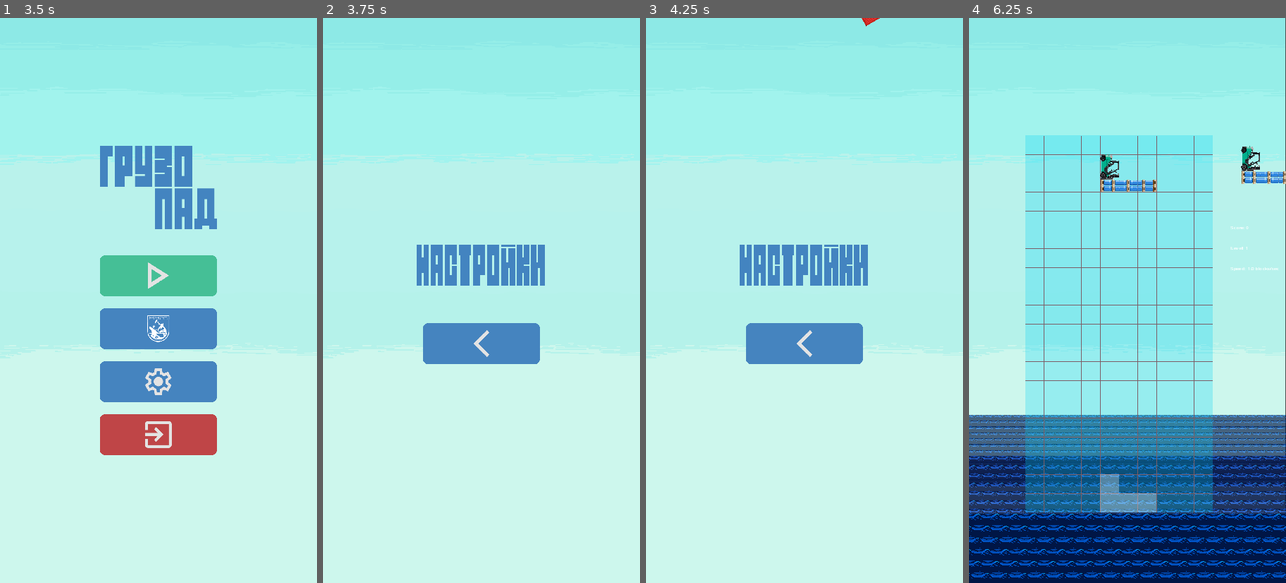
Above: before the commit, frames 1-4 (left to right).
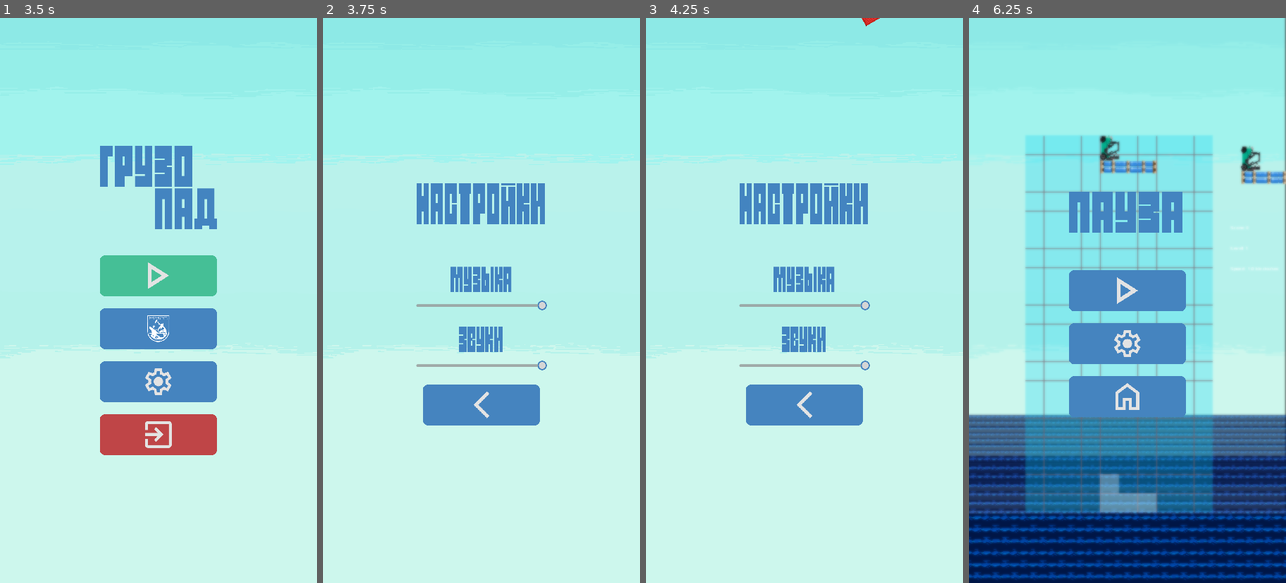
Above: after the commit, the same moments.

Repository: Baral-Chief-of-Compliance/TetrisMMRP
Game: Godot game, scene res://scenes/LogoScene.tscn
Two runs of this game, one before a commit and one after it. Both use one fixed random seed, a clock stepped at 60 frames per second and the inputs below.
Inputs (mouse positions are in pixels of both pictures, inside the frame that each line leads up to; where the layout moved, square brackets give the same spot in the first picture):
- Up to frame 1 (3.5 s): tap Enter (ui_accept) at 0.5, 0.77, 1.25, 1.52, 2, 3.02 s; hold Right (ui_right) 0.53-1.28 s; hold Down (ui_down) 1.28-2.03 s; hold Right (ui_right) 2.03-2.78 s; hold Up (ui_up) from 2.78 s (still down)
- Up to frame 2 (3.75 s): release Up (ui_up) at 3.5 s; click (481, 379) at 3.5 s
- Up to frame 3 (4.25 s): no input
- Up to frame 4 (6.25 s): click (1127, 402) [1127, 345] at 4.25 s; click (1127, 277) at 5 s; click (1247, 57) at 5.77 s

Frame 1 is identical in both runs. In frame 2, 9.8% of the frame differs, in the area x 29-71%, y 29-73%; in frame 3, 9.8%; in frame 4, 25%, in the area x 0-100%, y 0-100%.

Commit message:
Добавил кнопку и меню паузы в игру

Diff:
--- a/scenes/Main.tscn
+++ b/scenes/Main.tscn
@@ -10,6 +10,7 @@
 [ext_resource type="AudioStream" uid="uid://bgpw1s561487u" path="res://assets/sounds/fall_sound.mp3" id="8_l58yl"]
 [ext_resource type="AudioStream" uid="uid://bqbi72f53ta7b" path="res://assets/sounds/tap_sound.mp3" id="9_bi0pa"]
 [ext_resource type="PackedScene" uid="uid://dkawnmbt716yr" path="res://scenes/music_in_game.tscn" id="10_gsgyl"]
+[ext_resource type="PackedScene" uid="uid://si6gmgky848r" path="res://scenes/game_interface.tscn" id="11_cgjtn"]
 
 [node name="Main" type="Node2D"]
 script = ExtResource("1_gy42u")
@@ -226,3 +227,5 @@
 bus = &"Volumes"
 
 [node name="MusicINGame" parent="." instance=ExtResource("10_gsgyl")]
+
+[node name="GameInterface" parent="." instance=ExtResource("11_cgjtn")]
--- a/scenes/MainMenu.tscn
+++ b/scenes/MainMenu.tscn
@@ -15,7 +15,10 @@
 [ext_resource type="Texture2D" uid="uid://3cfrwnlukhbe" path="res://assets/Btns/ExitBtnPressed.png" id="11_tqbi8"]
 [ext_resource type="Texture2D" uid="uid://dwvotkcv0s3k" path="res://assets/GameLogo/SettingName.png" id="13_vxt8n"]
 [ext_resource type="Texture2D" uid="uid://dpe7eumrlolhi" path="res://assets/Btns/BackBtnNormal.png" id="14_05pwj"]
+[ext_resource type="Texture2D" uid="uid://183ynhlgp43m" path="res://assets/GameLogo/MusicName.png" id="15_lavbv"]
 [ext_resource type="Texture2D" uid="uid://bsq3scj2wjmxj" path="res://assets/Btns/BackBtnPressed.png" id="15_yslaa"]
+[ext_resource type="PackedScene" uid="uid://0u0egro8g5of" path="res://scenes/bus_slider.tscn" id="16_2wtqq"]
+[ext_resource type="Texture2D" uid="uid://cc4m1dgp14ku7" path="res://assets/GameLogo/SoundsName.png" id="17_83q48"]
 [ext_resource type="AudioStream" uid="uid://rdastt61r01b" path="res://assets/music/MainMenu.mp3" id="17_gaupl"]
 
 [node name="CanvasLayer" type="CanvasLayer" node_paths=PackedStringArray("main_menu", "settings_menu")]
@@ -133,7 +136,7 @@
 grow_horizontal = 2
 grow_vertical = 2
 
-[node name="TextureRect" type="TextureRect" parent="MainMenu/SettingsPunkts"]
+[node name="SettingsName" type="TextureRect" parent="MainMenu/SettingsPunkts"]
 layout_mode = 2
 texture = ExtResource("13_vxt8n")
 
@@ -141,6 +144,36 @@
 layout_mode = 2
 theme_override_constants/margin_top = 40
 theme_override_constants/margin_bottom = 40
+
+[node name="MusicName" type="TextureRect" parent="MainMenu/SettingsPunkts"]
+layout_mode = 2
+size_flags_horizontal = 4
+size_flags_vertical = 4
+texture = ExtResource("15_lavbv")
+
+[node name="BusSlider" parent="MainMenu/SettingsPunkts" instance=ExtResource("16_2wtqq")]
+layout_mode = 2
+bus_name = "Music"
+
+[node name="MarginContainer2" type="MarginContainer" parent="MainMenu/SettingsPunkts"]
+layout_mode = 2
+theme_override_constants/margin_top = 16
+theme_override_constants/margin_bottom = 16
+
+[node name="SoundsName" type="TextureRect" parent="MainMenu/SettingsPunkts"]
+layout_mode = 2
+size_flags_horizontal = 4
+size_flags_vertical = 4
+texture = ExtResource("17_83q48")
+
+[node name="BusSlider2" parent="MainMenu/SettingsPunkts" instance=ExtResource("16_2wtqq")]
+layout_mode = 2
+bus_name = "Volumes"
+
+[node name="MarginContainer3" type="MarginContainer" parent="MainMenu/SettingsPunkts"]
+layout_mode = 2
+theme_override_constants/margin_top = 20
+theme_override_constants/margin_bottom = 20
 
 [node name="BackToMenuBtn" type="TextureButton" parent="MainMenu/SettingsPunkts"]
 layout_mode = 2
--- /dev/null
+++ b/scenes/bus_slider.tscn
@@ -0,0 +1,16 @@
+[gd_scene load_steps=3 format=3 uid="uid://0u0egro8g5of"]
+
+[ext_resource type="Script" path="res://scripts/bus_slider.gd" id="1_kpejg"]
+[ext_resource type="Texture2D" uid="uid://8465iog01uox" path="res://assets/Btns/SliderControl_32_32.png" id="1_rr7lt"]
+
+[node name="BusSlider" type="HSlider"]
+offset_right = 8.0
+offset_bottom = 16.0
+theme_override_icons/grabber = ExtResource("1_rr7lt")
+theme_override_icons/grabber_highlight = ExtResource("1_rr7lt")
+theme_override_icons/grabber_disabled = ExtResource("1_rr7lt")
+max_value = 1.0
+step = 0.01
+script = ExtResource("1_kpejg")
+
+[connection signal="value_changed" from="." to="." method="_on_value_changed"]
--- /dev/null
+++ b/scenes/game_interface.tscn
@@ -0,0 +1,7 @@
+[gd_scene load_steps=2 format=3 uid="uid://si6gmgky848r"]
+
+[ext_resource type="PackedScene" uid="uid://dx5fx52rbf4jc" path="res://scenes/pause_menu.tscn" id="1_50c0g"]
+
+[node name="GameInterface" type="CanvasLayer"]
+
+[node name="PauseMenu" parent="." instance=ExtResource("1_50c0g")]
--- a/scenes/music_in_game.tscn
+++ b/scenes/music_in_game.tscn
@@ -1,15 +1,37 @@
 [gd_scene load_steps=7 format=3 uid="uid://dkawnmbt716yr"]
 
-[ext_resource type="Script" path="res://scripts/music_in_game.gd" id="1_xvxmp"]
 [ext_resource type="AudioStream" uid="uid://b80bdb55m3syy" path="res://assets/music/GameSound_1.mp3" id="2_u4l1b"]
 [ext_resource type="AudioStream" uid="uid://dpn5bbhaf1etg" path="res://assets/music/GameSound_2.mp3" id="3_7o28l"]
 [ext_resource type="AudioStream" uid="uid://bxlewomf8okx3" path="res://assets/music/GameSound_3.mp3" id="4_msghy"]
 [ext_resource type="AudioStream" uid="uid://dctfkjcyck7qr" path="res://assets/music/GameSound_4.mp3" id="5_d05yf"]
 [ext_resource type="AudioStream" uid="uid://csbbjcfxmj06a" path="res://assets/music/GameSound_5.mp3" id="6_vqol3"]
 
+[sub_resource type="GDScript" id="GDScript_vkjg5"]
+script/source = "extends AudioStreamPlayer2D
+
+@export var tracks : Array[AudioStreamMP3] = []
+
+@export
+## Индекс текущего трека
+var index_track : int = 0
+
+## Установить трек
+func set_track():
+	var random = RandomNumberGenerator.new()
+	index_track = random.randi_range(0, len(tracks)-1)
+	stream = tracks[index_track]
+	play()
+
+func _ready():
+	set_track()
+
+func _on_finished():
+	set_track()
+"
+
 [node name="MusicINGame" type="AudioStreamPlayer2D"]
 bus = &"Music"
-script = ExtResource("1_xvxmp")
+script = SubResource("GDScript_vkjg5")
 tracks = Array[AudioStreamMP3]([ExtResource("2_u4l1b"), ExtResource("3_7o28l"), ExtResource("4_msghy"), ExtResource("5_d05yf"), ExtResource("6_vqol3")])
 
 [connection signal="finished" from="." to="." method="_on_finished"]
--- /dev/null
+++ b/scenes/pause_menu.gd
@@ -0,0 +1,61 @@
+extends Control
+
+@export
+## Кнопка паузы
+var pause_btn : TextureButton
+
+@export
+## Блок паузы
+var pause_block : VBoxContainer
+
+
+@export
+##Блок настроек
+var settings_block : VBoxContainer
+
+@export
+##Сцена главного меню
+var main_menu : PackedScene = preload("res://scenes/MainMenu.tscn")
+
+@export
+## Аниматор для блюра
+var animation_player : AnimationPlayer
+
+@export
+## Наименование анимации для появления блюра
+var blur_anim_name : String = 'show_blur'
+
+@export
+## Наименование анимации для исчезновения блюра
+var not_blur_anim_name : String = 'not_blur'
+
+
+## Нажать на паузу
+func _on_pause_btn_button_down():
+	animation_player.play(blur_anim_name)
+	get_tree().paused = true
+	pause_btn.hide()
+	pause_block.show()
+
+
+## Нажать продолжить
+func _on_resume_btn_button_down():
+	animation_player.play(not_blur_anim_name)
+	get_tree().paused = false
+	pause_block.hide()
+	pause_btn.show()
+
+## Кнопка настроек
+func _on_settings_btn_button_down():
+	pause_block.hide()
+	settings_block.show()
+
+## Кнопка домой
+func _on_home_btn_button_down():
+	get_tree().paused = false
+	get_tree().change_scene_to_packed(main_menu)
+
+## Кнопка обратно в меню паузы
+func _on_back_btn_button_down():
+	settings_block.hide()
+	pause_block.show()
--- /dev/null
+++ b/scenes/pause_menu.gdshader
@@ -0,0 +1,9 @@
+shader_type canvas_item;
+uniform sampler2D SCREEN_TEXTURE: hint_screen_texture, filter_linear_mipmap;
+
+uniform float lod: hint_range(0.0, 5) = 0.0;
+
+void fragment() {
+	vec4 color = texture(SCREEN_TEXTURE, SCREEN_UV, lod);
+	COLOR = color;
+}
--- /dev/null
+++ b/scenes/pause_menu.tscn
@@ -0,0 +1,251 @@
+[gd_scene load_steps=23 format=3 uid="uid://dx5fx52rbf4jc"]
+
+[ext_resource type="Texture2D" uid="uid://x6tohm8t0aoe" path="res://assets/Btns/PauseBtnNormal.png" id="1_2sex1"]
+[ext_resource type="Texture2D" uid="uid://csl02opmhpgh3" path="res://assets/GameLogo/PauseName.png" id="1_csa0s"]
+[ext_resource type="Script" path="res://scenes/pause_menu.gd" id="1_uyrqr"]
+[ext_resource type="Shader" path="res://scenes/pause_menu.gdshader" id="2_6j7px"]
+[ext_resource type="Texture2D" uid="uid://bkq70s7mtrqrf" path="res://assets/Btns/ResumeBtnNormal.png" id="2_7slxq"]
+[ext_resource type="Texture2D" uid="uid://cge0rrdp3c7h1" path="res://assets/Btns/PauseBtnPressed.png" id="2_xp7xt"]
+[ext_resource type="Texture2D" uid="uid://grdtfvhwha4r" path="res://assets/Btns/ResumeBtnPressed.png" id="3_steq5"]
+[ext_resource type="Texture2D" uid="uid://dtvj0ahlvyumn" path="res://assets/Btns/SettingsBtnNormal.png" id="4_2uoko"]
+[ext_resource type="Texture2D" uid="uid://ci6v1b2v1h20w" path="res://assets/Btns/SettingsBtnPressed.png" id="5_e5hhm"]
+[ext_resource type="Texture2D" uid="uid://bs38sni40ixvt" path="res://assets/Btns/HomeBtnNormal.png" id="6_ttywn"]
+[ext_resource type="Texture2D" uid="uid://c6ngi1ni8brnx" path="res://assets/Btns/HomeBtnPressed.png" id="7_jlgm0"]
+[ext_resource type="Texture2D" uid="uid://dwvotkcv0s3k" path="res://assets/GameLogo/SettingName.png" id="10_2qreh"]
+[ext_resource type="Texture2D" uid="uid://183ynhlgp43m" path="res://assets/GameLogo/MusicName.png" id="11_gvj3s"]
+[ext_resource type="PackedScene" uid="uid://0u0egro8g5of" path="res://scenes/bus_slider.tscn" id="12_d2wen"]
+[ext_resource type="Texture2D" uid="uid://cc4m1dgp14ku7" path="res://assets/GameLogo/SoundsName.png" id="13_6fll8"]
+[ext_resource type="Texture2D" uid="uid://dpe7eumrlolhi" path="res://assets/Btns/BackBtnNormal.png" id="14_hsbvb"]
+[ext_resource type="Texture2D" uid="uid://bsq3scj2wjmxj" path="res://assets/Btns/BackBtnPressed.png" id="15_x0gt2"]
+
+[sub_resource type="ShaderMaterial" id="ShaderMaterial_38wvh"]
+shader = ExtResource("2_6j7px")
+shader_parameter/lod = 0.0
+
+[sub_resource type="Animation" id="Animation_e4ajw"]
+resource_name = "show_blur"
+length = 0.3
+tracks/0/type = "value"
+tracks/0/imported = false
+tracks/0/enabled = true
+tracks/0/path = NodePath("Background:material:shader_parameter/lod")
+tracks/0/interp = 1
+tracks/0/loop_wrap = true
+tracks/0/keys = {
+"times": PackedFloat32Array(0, 0.0001, 0.3),
+"transitions": PackedFloat32Array(1, 1, 1),
+"update": 0,
+"values": [0.0, 0.0, 0.8]
+}
+
+[sub_resource type="Animation" id="Animation_yv7t1"]
+length = 0.001
+tracks/0/type = "value"
+tracks/0/imported = false
+tracks/0/enabled = true
+tracks/0/path = NodePath("Background:material:shader_parameter/lod")
+tracks/0/interp = 1
+tracks/0/loop_wrap = true
+tracks/0/keys = {
+"times": PackedFloat32Array(0),
+"transitions": PackedFloat32Array(1),
+"update": 0,
+"values": [0.0]
+}
+
+[sub_resource type="Animation" id="Animation_wpymf"]
+resource_name = "not_blur"
+length = 0.3
+tracks/0/type = "value"
+tracks/0/imported = false
+tracks/0/enabled = true
+tracks/0/path = NodePath("Background:material:shader_parameter/lod")
+tracks/0/interp = 1
+tracks/0/loop_wrap = true
+tracks/0/keys = {
+"times": PackedFloat32Array(0, 0.3),
+"transitions": PackedFloat32Array(1, 1),
+"update": 0,
+"values": [0.8, 0.0]
+}
+
+[sub_resource type="AnimationLibrary" id="AnimationLibrary_mllg8"]
+_data = {
+"RESET": SubResource("Animation_yv7t1"),
+"not_blur": SubResource("Animation_wpymf"),
+"show_blur": SubResource("Animation_e4ajw")
+}
+
+[node name="PauseMenu" type="Control" node_paths=PackedStringArray("pause_btn", "pause_block", "settings_block", "animation_player")]
+process_mode = 3
+layout_mode = 3
+anchors_preset = 15
+anchor_right = 1.0
+anchor_bottom = 1.0
+grow_horizontal = 2
+grow_vertical = 2
+script = ExtResource("1_uyrqr")
+pause_btn = NodePath("MarginContainer/PauseBtn")
+pause_block = NodePath("VBoxContainer")
+settings_block = NodePath("Settings")
+animation_player = NodePath("AnimationPlayer")
+
+[node name="Background" type="ColorRect" parent="."]
+material = SubResource("ShaderMaterial_38wvh")
+layout_mode = 1
+anchors_preset = 15
+anchor_right = 1.0
+anchor_bottom = 1.0
+grow_horizontal = 2
+grow_vertical = 2
+
+[node name="MarginContainer" type="MarginContainer" parent="."]
+layout_mode = 1
+anchors_preset = 1
+anchor_left = 1.0
+anchor_right = 1.0
+offset_left = -40.0
+offset_bottom = 40.0
+grow_horizontal = 0
+theme_override_constants/margin_top = 64
+theme_override_constants/margin_right = 64
+
+[node name="PauseBtn" type="TextureButton" parent="MarginContainer"]
+layout_mode = 2
+texture_normal = ExtResource("1_2sex1")
+texture_pressed = ExtResource("2_xp7xt")
+texture_hover = ExtResource("2_xp7xt")
+texture_focused = ExtResource("2_xp7xt")
+
+[node name="VBoxContainer" type="VBoxContainer" parent="."]
+visible = false
+layout_mode = 1
+anchors_preset = 8
+anchor_left = 0.5
+anchor_top = 0.5
+anchor_right = 0.5
+anchor_bottom = 0.5
+offset_left = -20.0
+offset_top = -20.0
+offset_right = 20.0
+offset_bottom = 20.0
+grow_horizontal = 2
+grow_vertical = 2
+
+[node name="TextureRect" type="TextureRect" parent="VBoxContainer"]
+layout_mode = 2
+texture = ExtResource("1_csa0s")
+
+[node name="MarginContainer" type="MarginContainer" parent="VBoxContainer"]
+layout_mode = 2
+theme_override_constants/margin_top = 40
+theme_override_constants/margin_bottom = 40
+
+[node name="ResumeBtn" type="TextureButton" parent="VBoxContainer"]
+layout_mode = 2
+size_flags_horizontal = 4
+size_flags_vertical = 4
+texture_normal = ExtResource("2_7slxq")
+texture_pressed = ExtResource("3_steq5")
+texture_hover = ExtResource("3_steq5")
+texture_focused = ExtResource("3_steq5")
+
+[node name="MarginContainer2" type="MarginContainer" parent="VBoxContainer"]
+layout_mode = 2
+theme_override_constants/margin_top = 16
+theme_override_constants/margin_bottom = 16
+
+[node name="SettingsBtn" type="TextureButton" parent="VBoxContainer"]
+layout_mode = 2
+texture_normal = ExtResource("4_2uoko")
+texture_pressed = ExtResource("5_e5hhm")
+texture_hover = ExtResource("5_e5hhm")
+texture_focused = ExtResource("5_e5hhm")
+
+[node name="MarginContainer3" type="MarginContainer" parent="VBoxContainer"]
+layout_mode = 2
+theme_override_constants/margin_top = 16
+theme_override_constants/margin_bottom = 16
+
+[node name="HomeBtn" type="TextureButton" parent="VBoxContainer"]
+layout_mode = 2
+texture_normal = ExtResource("6_ttywn")
+texture_pressed = ExtResource("7_jlgm0")
+texture_hover = ExtResource("7_jlgm0")
+texture_focused = ExtResource("7_jlgm0")
+
+[node name="Settings" type="VBoxContainer" parent="."]
+visible = false
+layout_mode = 1
+anchors_preset = 8
+anchor_left = 0.5
+anchor_top = 0.5
+anchor_right = 0.5
+anchor_bottom = 0.5
+offset_left = -20.0
+offset_top = -20.0
+offset_right = 20.0
+offset_bottom = 20.0
+grow_horizontal = 2
+grow_vertical = 2
+
+[node name="SettingsName" type="TextureRect" parent="Settings"]
+layout_mode = 2
+texture = ExtResource("10_2qreh")
+
+[node name="MarginContainer" type="MarginContainer" parent="Settings"]
+layout_mode = 2
+theme_override_constants/margin_top = 40
+theme_override_constants/margin_bottom = 40
+
+[node name="TextureRect" type="TextureRect" parent="Settings"]
+layout_mode = 2
+size_flags_horizontal = 4
+size_flags_vertical = 4
+texture = ExtResource("11_gvj3s")
+stretch_mode = 2
+
+[node name="BusSlider" parent="Settings" instance=ExtResource("12_d2wen")]
+layout_mode = 2
+bus_name = "Music"
+
+[node name="MarginContainer2" type="MarginContainer" parent="Settings"]
+layout_mode = 2
+theme_override_constants/margin_top = 16
+theme_override_constants/margin_bottom = 16
+
+[node name="TextureRect2" type="TextureRect" parent="Settings"]
+layout_mode = 2
+size_flags_horizontal = 4
+texture = ExtResource("13_6fll8")
+
+[node name="BusSlider2" parent="Settings" instance=ExtResource("12_d2wen")]
+layout_mode = 2
+bus_name = "Volumes"
+
+[node name="MarginContainer3" type="MarginContainer" parent="Settings"]
+layout_mode = 2
+
+[node name="MarginContainer4" type="MarginContainer" parent="Settings"]
+layout_mode = 2
+theme_override_constants/margin_top = 20
+theme_override_constants/margin_bottom = 20
+
+[node name="BackBtn" type="TextureButton" parent="Settings"]
+layout_mode = 2
+size_flags_horizontal = 4
+texture_normal = ExtResource("14_hsbvb")
+texture_pressed = ExtResource("15_x0gt2")
+texture_hover = ExtResource("15_x0gt2")
+texture_focused = ExtResource("15_x0gt2")
+
+[node name="AnimationPlayer" type="AnimationPlayer" parent="."]
+libraries = {
+"": SubResource("AnimationLibrary_mllg8")
+}
+
+[connection signal="button_down" from="MarginContainer/PauseBtn" to="." method="_on_pause_btn_button_down"]
+[connection signal="button_down" from="VBoxContainer/ResumeBtn" to="." method="_on_resume_btn_button_down"]
+[connection signal="button_down" from="VBoxContainer/SettingsBtn" to="." method="_on_settings_btn_button_down"]
+[connection signal="button_down" from="VBoxContainer/HomeBtn" to="." method="_on_home_btn_button_down"]
+[connection signal="button_down" from="Settings/BackBtn" to="." method="_on_back_btn_button_down"]
--- /dev/null
+++ b/scripts/bus_slider.gd
@@ -0,0 +1,17 @@
+extends HSlider
+
+
+@export
+var bus_name : String
+
+var bus_index : int
+
+func _ready() -> void:
+	bus_index = AudioServer.get_bus_index(bus_name)
+	value = db_to_linear(AudioServer.get_bus_volume_db(bus_index))
+
+func _on_value_changed(value):
+	AudioServer.set_bus_volume_db(
+		bus_index,
+		linear_to_db(value)
+	)
Binary file added: assets/Btns/SliderControl.png
Not shown, added: assets/Btns/SliderControl.png.import
Binary file added: assets/Btns/SliderControl_32_32.png
Not shown, added: assets/Btns/SliderControl_32_32.png.import
Binary file added: assets/GameLogo/MusicName.png
Not shown, added: assets/GameLogo/MusicName.png.import
Binary file added: assets/GameLogo/PauseName.png
Not shown, added: assets/GameLogo/PauseName.png.import
Binary file added: assets/GameLogo/SoundsName.png
Not shown, added: assets/GameLogo/SoundsName.png.import
Not shown: 1 places in scenes/Main.tscn that only renumber resources
Not shown: 1 places in scenes/MainMenu.tscn that only renumber resources
